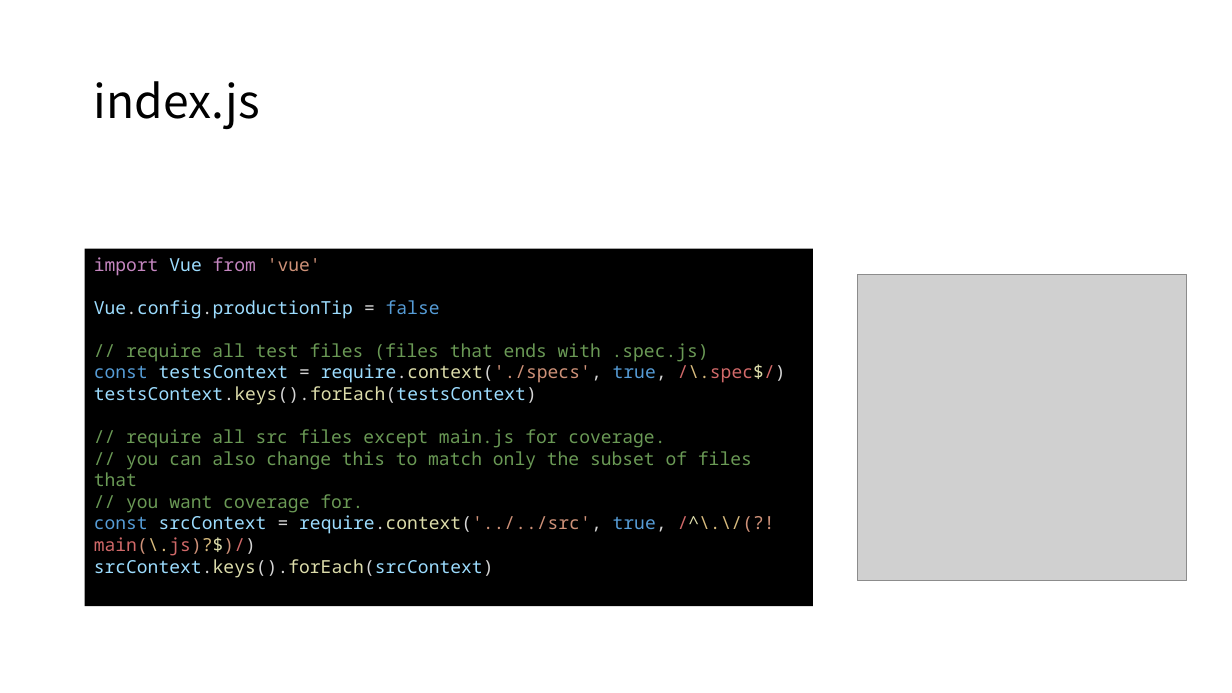
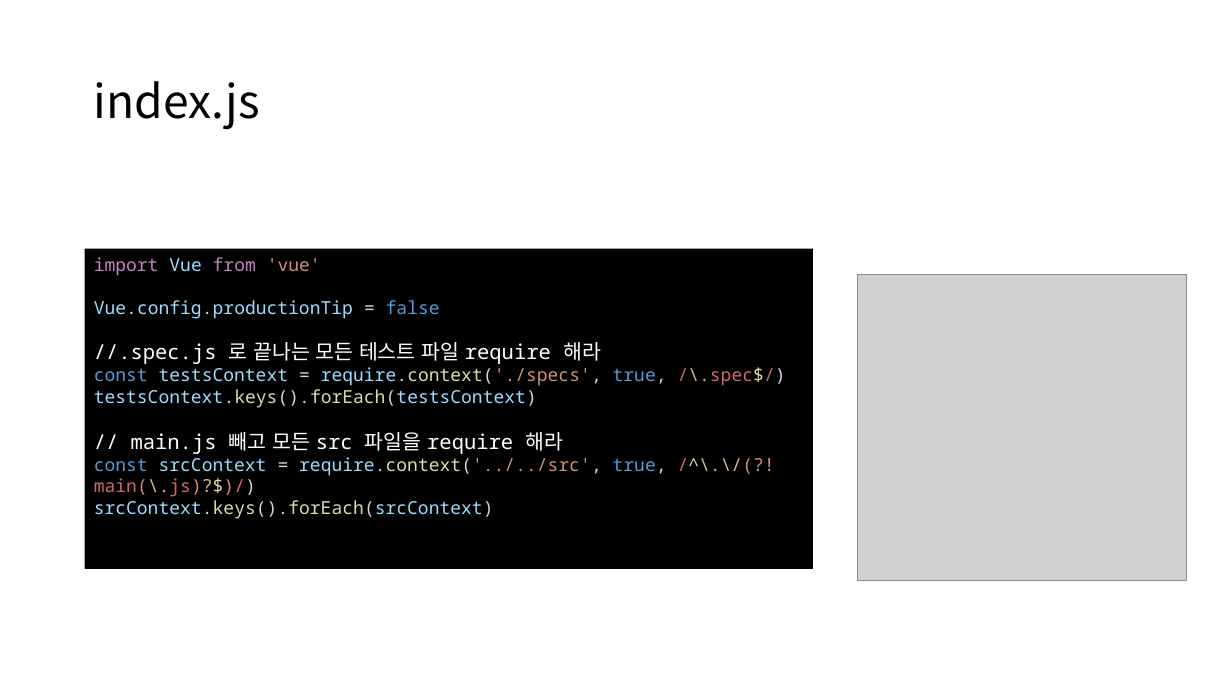
Before and after one commit to WANZARGEN/vue-study, a slide deck: slide 14 of Vue Unit Test.pptx (slide 6 before the commit). Drawn at 1232x693 pixels with LibreOffice and Linux fonts; fonts in the diff are those of the drawing; grey boxes stand for pictures. Boxes give left, top, right and bottom in pixels: in the first picture for what was removed or moved away, otherwise in the second. Text is boxed around its words. In the diff, an @@ line names an element or a change of style, - is before the commit and + after.

Commit message:
ppt updated

```diff
--- a/Vue Unit Test.pptx
+++ b/Vue Unit Test.pptx
@@ rectangle "import Vue from 'vue'": place and size @@
-rectangle "import Vue from 'vue'" at box(85, 249, 813, 606)
+rectangle "import Vue from 'vue'" at box(85, 249, 813, 569)
@@ text in rectangle at box(94, 342, 601, 364): text changed; size 14 to 16 pt; text colour #6A9955 to #FFFFFF @@
-// require all test files (files that ends with .spec.js)
+//.spec.js 로 끝나는 모든 테스트 파일 require 해라
@@ text in rectangle at box(131, 432, 564, 454): text changed; size 14 to 16 pt; text colour #6A9955 to #FFFFFF @@
-// require all src files except main.js for coverage.
-// you can also change this to match only the subset of files that
-// you want coverage for.
+// main.js 빼고 모든 src 파일을 require 해라
```
Also in this commit, not shown: 6 other slides changed, 10 slides added.
